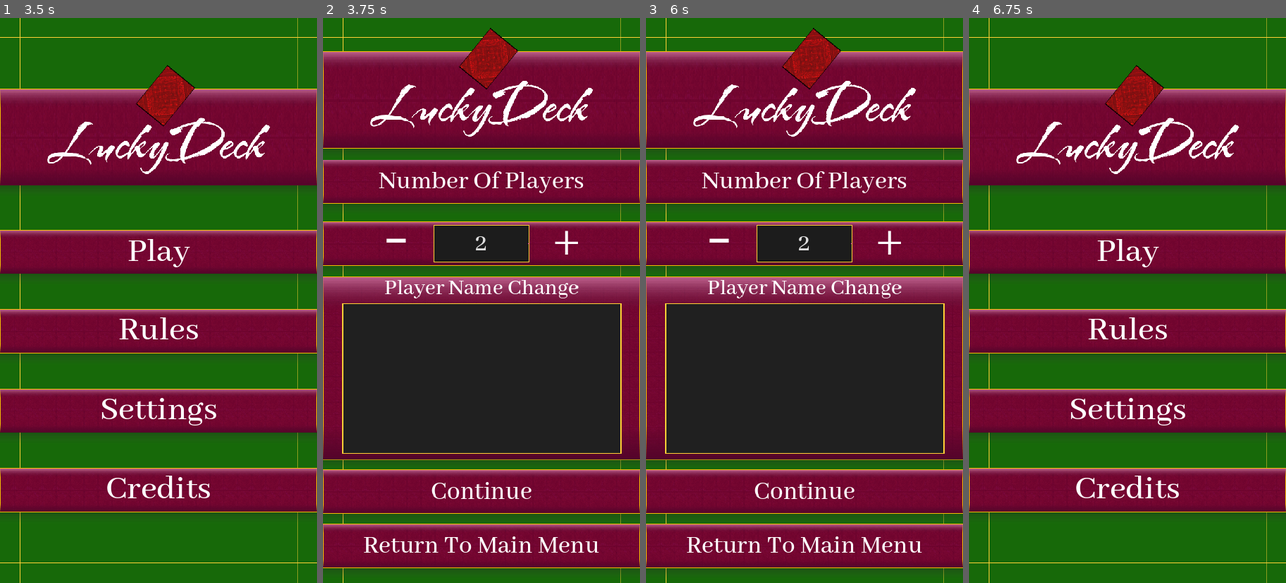
Above: before the commit, frames 1-4 (left to right).
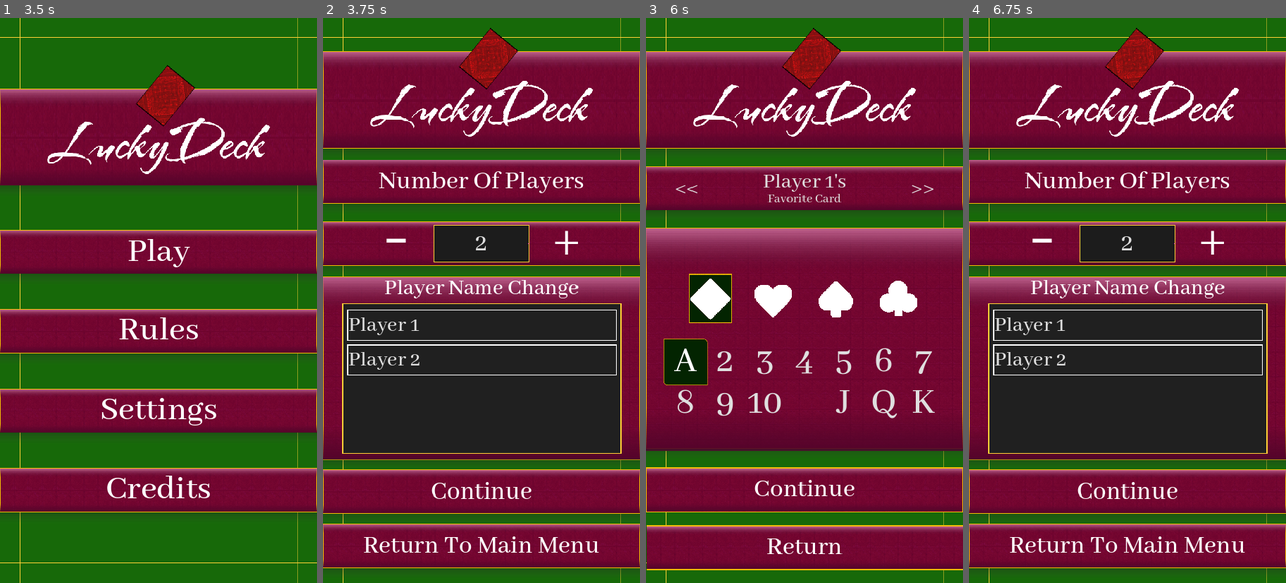
Above: after the commit, the same moments.

Repository: Yavuz7/LuckyDeck
Game: Godot game, scene res://Scripts/main_menu.tscn
Same seed, same stepped clock (60 frames per second), same inputs: the game is played once before the commit and once after it.
Inputs (mouse positions are in pixels of both pictures, inside the frame that each line leads up to):
- Up to frame 1 (3.5 s): click "Settings" at 0.5 s; click "Settings" at 1.25 s; click "Music" at 2 s; click "Save and Return" at 2.75 s
- Up to frame 2 (3.75 s): click "Play" at 3.5 s
- Up to frame 3 (6 s): click "Return To Main Menu" at 4.25 s; click "Play" at 5 s; click "Continue" at 5.75 s
- Up to frame 4 (6.75 s): click (1127, 549) at 6.5 s, where only the run after the commit has a clickable "Return"

Frame 1 is identical in both runs. In frame 2, 0.9% of the frame differs, in the area x 7-93%, y 51-64%; in frame 3, 45%; in frame 4, 64%, in the area x 0-100%, y 1-99%.
Error before the commit: Invalid access to property or key 'AudioSettings' on a base object of type 'Nil'. (res://Scripts/saveManager.gd:10)

Commit message:
Added card back selection system start

Diff:
--- a/Menus/card_back_button_template.gd
+++ b/Menus/card_back_button_template.gd
@@ -3,10 +3,10 @@
 func init(isDisabled,texture,alreadyPressed):
 	if isDisabled:
 		self.disabled = true
-		$TextureRect.set_texture(GameManager.cardLocked)
 	else:
-		$TextureRect.set_texture(texture)
 		self.set_pressed_no_signal(alreadyPressed)
-# Called when the node enters the scene tree for the first time.
+	$TextureRect.set_texture(texture)
+
+
 func _ready():
 	pass # Replace with function body.
--- a/Menus/card_back_button_template.tscn
+++ b/Menus/card_back_button_template.tscn
@@ -21,12 +21,15 @@
 
 [node name="cardBackButtonTemplate" type="Button"]
 custom_minimum_size = Vector2(110, 140)
+mouse_filter = 1
 theme_override_styles/normal = SubResource("StyleBoxEmpty_6rccx")
 theme_override_styles/hover = SubResource("StyleBoxEmpty_k8qa6")
 theme_override_styles/pressed = SubResource("StyleBoxFlat_666ny")
 theme_override_styles/disabled = SubResource("StyleBoxEmpty_tk8iw")
 theme_override_styles/focus = SubResource("StyleBoxEmpty_4kn2r")
 toggle_mode = true
+action_mode = 0
+keep_pressed_outside = true
 script = ExtResource("1_e0qhv")
 
 [node name="TextureRect" type="TextureRect" parent="."]
--- a/Menus/player_card_back_selection.gd
+++ b/Menus/player_card_back_selection.gd
@@ -2,13 +2,38 @@
 
 
 
-@onready var cardBacks = $mainLayoutCredits/SelectionBox/cardSelection/MarginContainer/CardBacks
+@onready var cardBacksContainer = $mainLayoutCredits/SelectionBox/cardSelection/MarginContainer/ScrollContainer/CardBacks
 @onready var cardSelectTemplate = load("res://Menus/card_back_button_template.tscn")
+@onready var matchesTotalDisplay = $mainLayoutCredits/SelectionBox/TitleHeading/textBoxes/VBoxContainer/TotalMatchesText
+var cardLocked = preload("res://assets/Images/lockedCard.png")
+var numberOfCardsExpected = 34
+var matchesTotal = SaveManager.loadedData["matchTotal"]
+var matchesLeft = 25 + matchesTotal
+var arrayOfLoadedBacks = SaveManager.loadedData["cardBacks"]
 # Called when the node enters the scene tree for the first time.
 func _ready():
-	var instance = cardSelectTemplate.instantiate()
-	instance.init(false,GameManager.cardBack,false);
-	cardBacks.add_child(instance)
+	matchesTotalDisplay.text = str(matchesTotal) + " Total Matches"
+	var i = 0
+	while i < numberOfCardsExpected:
+		matchesLeft -= 5
+		if(matchesLeft >= 0):
+			var indexString = str(i)
+			while indexString.length() < 3:
+				indexString = "0" + indexString
+			var imageInstance = load("res://assets/Images/cardBacks/cb" + indexString +".png")
+			if(imageInstance):
+				var instance = cardSelectTemplate.instantiate()
+				if(arrayOfLoadedBacks && arrayOfLoadedBacks.size() > 0):
+					instance.init(false,imageInstance,arrayOfLoadedBacks.has(i));
+				else:
+					instance.init(false,imageInstance,false);
+				cardBacksContainer.add_child(instance)
+		else:
+			#Locked Cards
+			var instance = cardSelectTemplate.instantiate()
+			instance.init(true,cardLocked,false);
+			cardBacksContainer.add_child(instance)
+		i+= 1
 	pass # Replace with function body.
 
 
--- a/Menus/player_card_back_selection.tscn
+++ b/Menus/player_card_back_selection.tscn
@@ -1,10 +1,9 @@
-[gd_scene load_steps=10 format=3 uid="uid://lcievqvnw8xh"]
+[gd_scene load_steps=9 format=3 uid="uid://lcievqvnw8xh"]
 
 [ext_resource type="Script" path="res://Menus/player_card_back_selection.gd" id="1_4qlhi"]
 [ext_resource type="Texture2D" uid="uid://bd3eeolp5h22g" path="res://assets/Images/rectangleborderyellow.svg" id="4_whssx"]
 [ext_resource type="PackedScene" uid="uid://cvgijvugy7wxe" path="res://assets/button_scene.tscn" id="5_pc7gh"]
 [ext_resource type="Texture2D" uid="uid://bgmppv2cfhcf6" path="res://assets/Images/luckydecklogo.png" id="6_r8u8g"]
-[ext_resource type="PackedScene" uid="uid://cnwv2daq5yqkc" path="res://Menus/card_back_button_template.tscn" id="6_y80ow"]
 [ext_resource type="Texture2D" uid="uid://dpqbxplhq7uc" path="res://assets/Images/bigArea.png" id="7_hwia6"]
 [ext_resource type="Theme" uid="uid://brkyelj36ne10" path="res://Scripts/maintheme.tres" id="19_uqi7t"]
 [ext_resource type="Texture2D" uid="uid://bfv4r7hwpte2q" path="res://assets/Images/buttonpattern2.png" id="20_rpoks"]
@@ -137,14 +136,18 @@
 theme_override_constants/margin_right = 10
 metadata/_edit_use_anchors_ = true
 
-[node name="CardBacks" type="FlowContainer" parent="mainLayoutCredits/SelectionBox/cardSelection/MarginContainer"]
-layout_mode = 2
+[node name="ScrollContainer" type="ScrollContainer" parent="mainLayoutCredits/SelectionBox/cardSelection/MarginContainer"]
+layout_mode = 2
+horizontal_scroll_mode = 0
+
+[node name="CardBacks" type="FlowContainer" parent="mainLayoutCredits/SelectionBox/cardSelection/MarginContainer/ScrollContainer"]
+layout_mode = 2
+size_flags_horizontal = 3
+size_flags_vertical = 3
 theme_override_constants/h_separation = 10
 theme_override_constants/v_separation = 10
-metadata/_edit_use_anchors_ = true
-
-[node name="cardBackButtonTemplate" parent="mainLayoutCredits/SelectionBox/cardSelection/MarginContainer/CardBacks" instance=ExtResource("6_y80ow")]
-layout_mode = 2
+alignment = 1
+metadata/_edit_use_anchors_ = true
 
 [node name="Start Game" type="Button" parent="."]
 custom_minimum_size = Vector2(0, 100)
--- a/Menus/player_number_selection.gd
+++ b/Menus/player_number_selection.gd
@@ -7,7 +7,7 @@
 
 
 var arrayOfCustomNames = SaveManager.loadedData["customNames"]
-var previousNumOfPlayers = SaveManager.loadedData["numOfPlayers"].to_int()
+var previousNumOfPlayers = SaveManager.loadedData["numOfPlayers"]
 
 func _ready():
 	for n in range(previousNumOfPlayers):
@@ -49,15 +49,16 @@
 	GameManager.numOfPlayers = players.value
 	var arrayOfNamesToUse = arrayOfCustomNames.slice(0,players.value)
 	GameManager.playerNames = arrayOfNamesToUse
-	SaveManager.save_game_settings({"numOfPlayers" : str(players.value), "customNames" : arrayOfCustomNames})
-	SaveManager.update_data()
+	await SaveManager.save_game_settings({"numOfPlayers" : players.value, "customNames" : arrayOfCustomNames})
+	await SaveManager.update_data()
+	print(SaveManager.loadedData)
 	get_parent().add_child(playerFavoriteCardSelection.instantiate())
 	self.queue_free()
 
 
 func _on_return_to_main_menu_pressed():
 	SoundManager.play_preset(SoundManager.RETURN_SOUND)
-	SaveManager.save_game_settings({"numOfPlayers" : str(players.value), "customNames" : arrayOfCustomNames})
+	SaveManager.save_game_settings({"numOfPlayers" : players.value, "customNames" : arrayOfCustomNames})
 	SaveManager.update_data()
 	self.queue_free()
 
--- a/Menus/settings_menu.gd
+++ b/Menus/settings_menu.gd
@@ -8,8 +8,10 @@
 @onready var soundsCheck = $"mainLayoutSettings/SettingsSeperator/VFX Toggle/MarginContainer/SoundsCheck"
 
 func _ready():
-	musicCheck.button_pressed = SaveManager.loadedData["AudioSettings"][0]
-	soundsCheck.button_pressed = SaveManager.loadedData["AudioSettings"][1]
+	if(SaveManager.loadedData && SaveManager.loadedData.has("AudioSettings")):
+		print("Save had audio Settings")
+		musicCheck.button_pressed = SaveManager.loadedData["AudioSettings"][0]
+		soundsCheck.button_pressed = SaveManager.loadedData["AudioSettings"][1]
 
 func _on_return_pressed():
 	SoundManager.play_preset(SoundManager.RETURN_SOUND)
--- a/Scripts/GameManager.gd
+++ b/Scripts/GameManager.gd
@@ -16,7 +16,6 @@
 
 var cardBacks = []
 var cardBack = preload("res://assets/Images/cardBacks/cb005.png")
-var cardLocked = preload("res://assets/Images/lockedCard.png")
 var numberGenerator = RandomNumberGenerator.new()
 
 const numberNeededFor4OfAKind = 4
@@ -236,7 +235,10 @@
 func victoryHandler(victoryMessage, victoryCards):
 	matchScores[currentPlayer] += 1
 	matchTotal += 1
-	SaveManager.save_game_settings({"matchTotal": SaveManager.loadedData["matchTotal"]+ 1})
+	if(SaveManager.loadedData && SaveManager.loadedData.has("matchTotal") && SaveManager.loadedData["matchTotal"]):
+		SaveManager.save_game_settings({"matchTotal": SaveManager.loadedData["matchTotal"]+ 1})
+	else:
+		SaveManager.save_game_settings({"matchTotal": 1})
 	SaveManager.update_data()
 	showMatchData()
 	gameOver = true
--- a/Scripts/PlayerFavoriteCardMenu.gd
+++ b/Scripts/PlayerFavoriteCardMenu.gd
@@ -14,11 +14,13 @@
 var valueIndexes = Array()
 enum suitValues{none,Diamond,Heart,Spade,Club}
 
-var loadedCards = SaveManager.loadedData["favoriteCards"]
+var loadedCards = []
 
 # Called when the node enters the scene tree for the first time.
 func _ready():
-	print(loadedCards)
+	if(SaveManager.loadedData && SaveManager.loadedData.has("favoriteCards") && SaveManager.loadedData["favoriteCards"]):
+		print("Save had favorite cards")
+		loadedCards = SaveManager.loadedData["favoriteCards"]
 	currentPlayers = GameManager.numOfPlayers
 	playerNames = GameManager.playerNames
 	suitIndexes = suitSelect.get_buttons()
@@ -26,7 +28,7 @@
 	playerDisplay.text = playerNames[playerIndex] + "'s"
 	var i = 0
 	while (i < currentPlayers):
-		if(loadedCards.size() > i):
+		if(loadedCards && loadedCards.size() > i):
 			playerFavoriteCards[i] = loadedCards[i]
 		else:
 			playerFavoriteCards[i] = []
--- a/Scripts/saveManager.gd
+++ b/Scripts/saveManager.gd
@@ -2,30 +2,35 @@
 
 var loadedData
 
+var sampleData = {"customNames":["Player 1", "Player 2"],"numOfPlayers":2, "favoriteCards":{ 0: [1, 1], 1: [2, 1], 2: [3, 1]}, "cardBacks":[0,1,2], "matchTotal": 0 }
+
 #
 #custonNames, numOfPlayers, favoriteCards, matchTotal ,cardBacks, matchTotal
 func _ready():
-	loadedData = load_game_settings(["customNames","numOfPlayers","favoriteCards","cardBacks","AudioSettings"])
-#	save_game_settings({"customNames":["Joey Wheeler", "Kevin"],"numOfPlayers":2, "favoriteCards":{ 0: [2, 1], 1: [3, 11], 2: [4, 12], "cardBacks":[0,1,2] }})
-	AudioServer.set_bus_mute(AudioServer.get_bus_index("Music"), !loadedData["AudioSettings"][0])
-	AudioServer.set_bus_mute(AudioServer.get_bus_index("Sounds"), !loadedData["AudioSettings"][1])
+	loadedData = load_game_settings(["customNames","numOfPlayers","favoriteCards","cardBacks","AudioSettings", "matchTotal"])
+	if(!loadedData):
+		save_game_settings(sampleData)
+	if(loadedData && loadedData.has("AudioSettings") && loadedData["AudioSettings"]):
+		AudioServer.set_bus_mute(AudioServer.get_bus_index("Music"), !loadedData["AudioSettings"][0])
+		AudioServer.set_bus_mute(AudioServer.get_bus_index("Sounds"), !loadedData["AudioSettings"][1])
+
 
 func update_data():
 		loadedData = load_game_settings(["customNames","numOfPlayers","favoriteCards","cardBacks","matchTotal","AudioSettings"])
+
 func save_game_settings(save_data_dict):
 	var config = ConfigFile.new()
 
-	var err = config.load("user://savedGameSettings.cfg")
-
-	if err != OK:
-		print("Error Loading Data")
-		return
-
+	if(loadedData):
+		for key in loadedData:
+			config.set_value("Settings",key,loadedData[key])
 
 	for key in save_data_dict:
 		config.set_value("Settings",key,save_data_dict[key])
 
+
 	config.save("user://savedGameSettings.cfg")
+	update_data()
 
 
 func load_game_settings(load_data_array):
@@ -39,7 +44,8 @@
 		return
 
 	for key in load_data_array:
-		Data[key] = config.get_value("Settings", key)
+		if(config.has_section_key("Settings",key)):
+			Data[key] = config.get_value("Settings", key)
 
 
 	return Data
